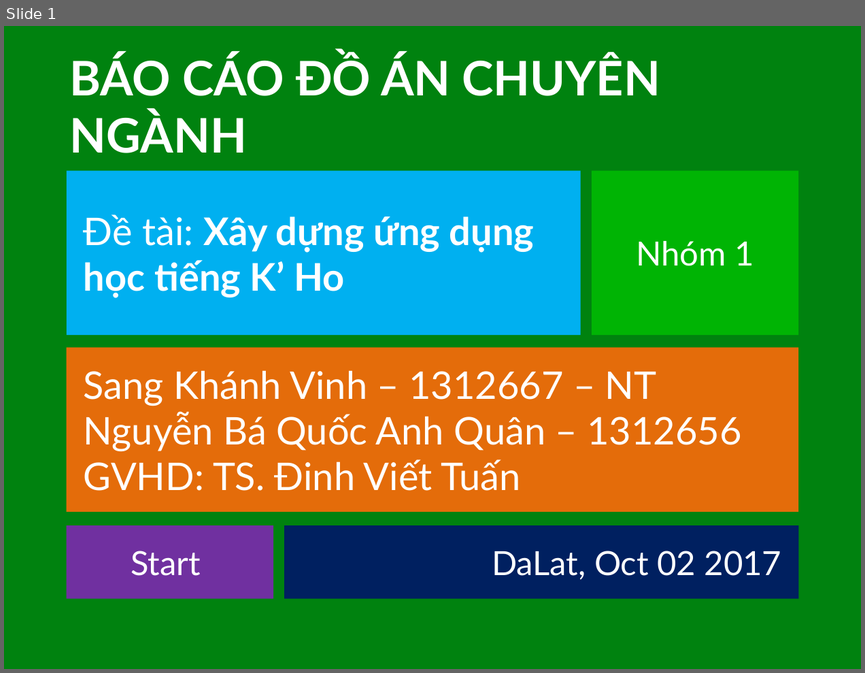
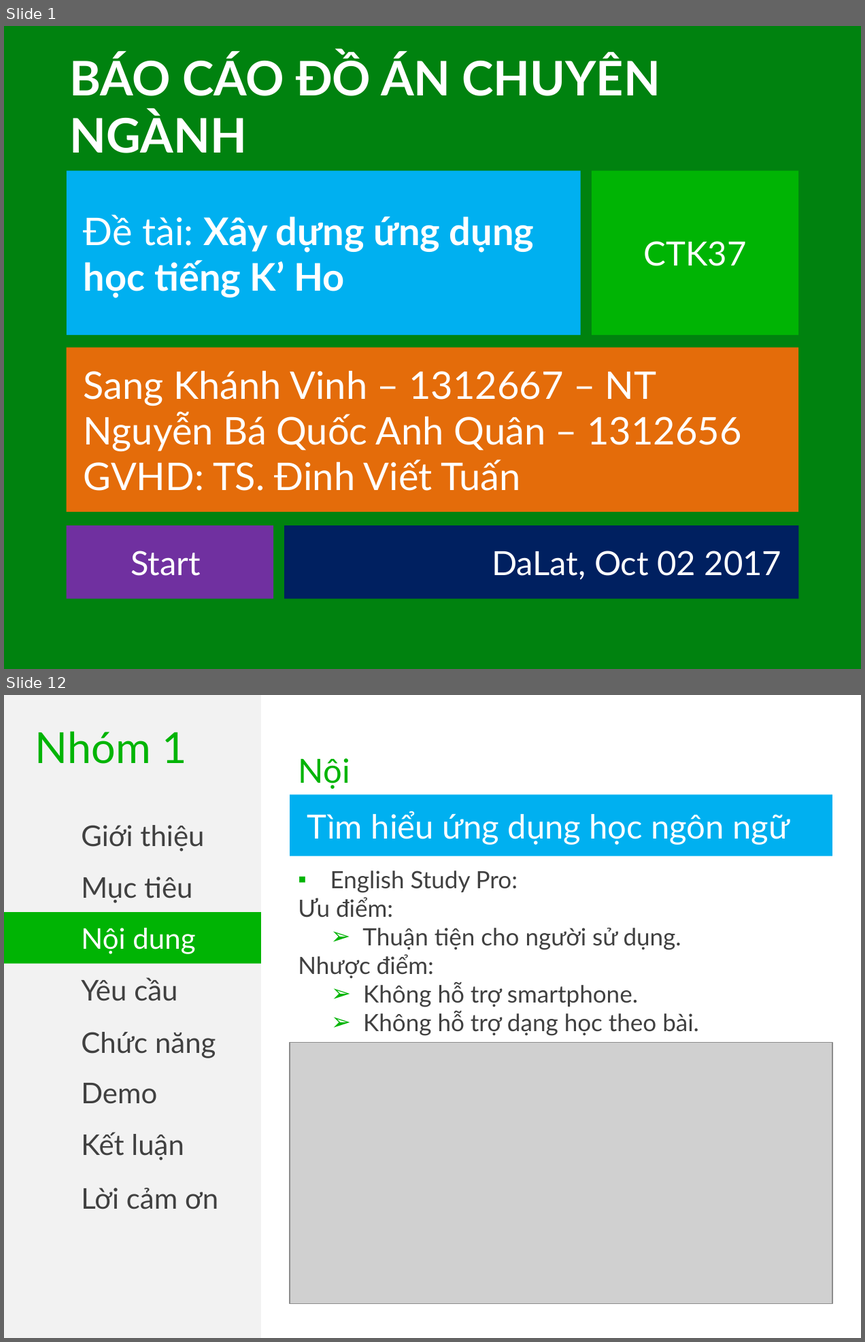
Before and after one commit to khanhvinhit/Do-An, a slide deck: THESIS/BaoCaov1.pptx. Shown one above the other, each under a label of ours: slide 1 before the commit, slides 1 and 12 after it; the slides between them are not shown. The pictures are 865x673 and 865x1342 pixels, drawn with LibreOffice and Linux fonts; fonts in the diff are those of the drawing; grey boxes stand for pictures. Boxes give left, top, right and bottom in pixels: in the first picture for what was removed or moved away, otherwise in the second. Text is boxed around its words. In the diff, an @@ line names an element or a change of style, - is before the commit and + after.

```diff
--- a/THESIS/BaoCaov1.pptx
+++ b/THESIS/BaoCaov1.pptx
@@ slide 12 added at [4, 695, 861, 1338], background #FFFFFF @@
@@ rectangle added at [4, 695, 261, 1338], fill #F2F2F2 @@
@@ text added at [35, 731, 187, 764], 36 pt, text #00B404 @@
+Nhóm 1
@@ text added at [298, 758, 371, 830], 28 pt, text #00B404 @@
+Nội dung
@@ rectangle added at [290, 794, 832, 856], fill #00B0F0, 28 pt, text #FFFFFF @@
+Tìm hiểu ứng dụng học ngôn ngữ
@@ text added at [81, 825, 204, 851], 24 pt, text #404040 @@
+Giới thiệu
@@ rectangle added at [4, 860, 261, 912], fill #F2F2F2, 24 pt, text #404040 @@
+Mục tiêu
@@ text added at [298, 870, 699, 1036], 20 pt, text #404040 @@
+▪ English Study Pro:
+Ưu điểm:
+➢ Thuận tiện cho người sử dụng.
+Nhược điểm:
+➢ Không hỗ trợ smartphone.
+➢ Không hỗ trợ dạng học theo bài.
@@ rectangle added at [4, 912, 261, 963], fill #00B404, 24 pt, text #FFFFFF @@
+Nội dung
@@ rectangle added at [4, 963, 261, 1015], fill #F2F2F2, 24 pt, text #404040 @@
+Yêu cầu
@@ text added at [81, 1032, 216, 1058], 24 pt, text #404040 @@
+Chức năng
@@ picture added at [290, 1042, 832, 1302] @@
@@ text added at [81, 1083, 157, 1104], 24 pt, text #404040 @@
+Demo
@@ text added at [81, 1132, 184, 1160], 24 pt, text #404040 @@
+Kết luận
@@ text added at [81, 1187, 218, 1209], 24 pt, text #404040 @@
+Lời cảm ơn
@@ slide 1 changed as well @@
@@ text in rectangle at [644, 241, 747, 266]: text changed @@
-Nhóm 1
+CTK37
```
Also in this commit, not shown: 4 other slides changed, 22 other slides added, 2 other files.
